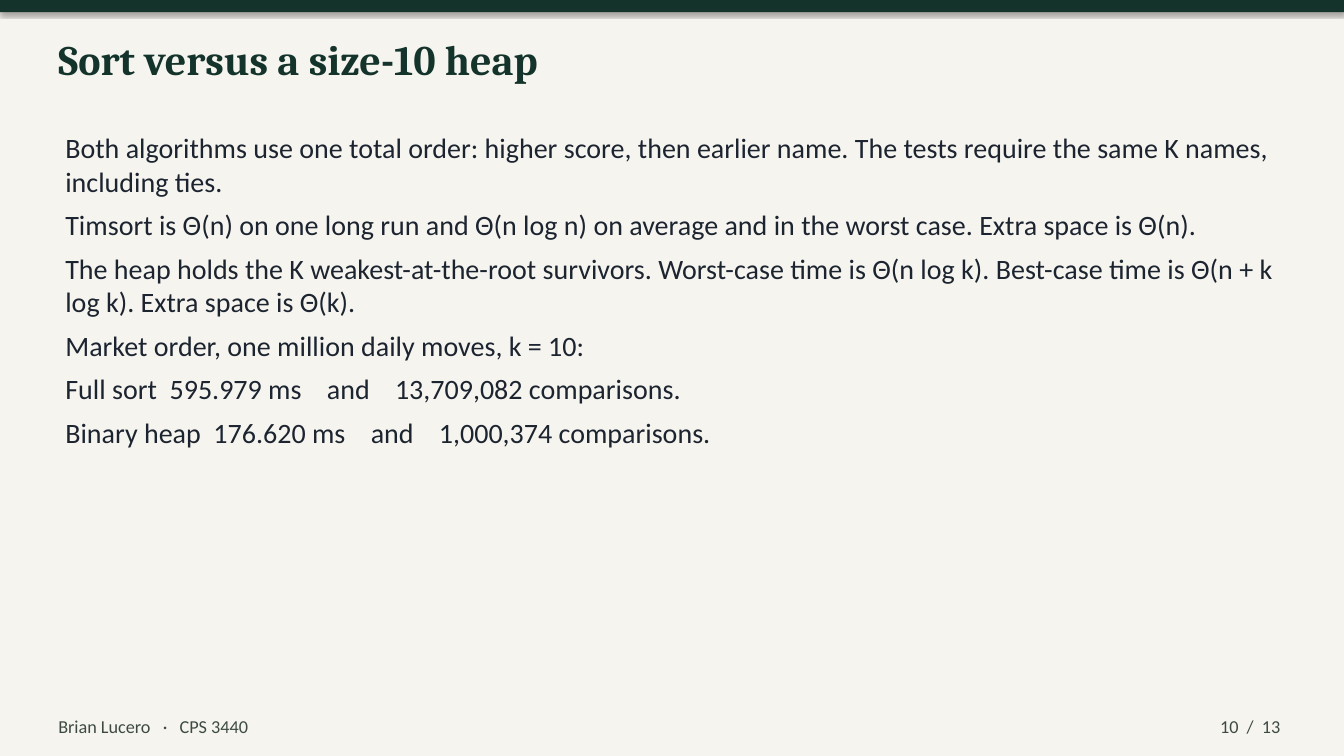
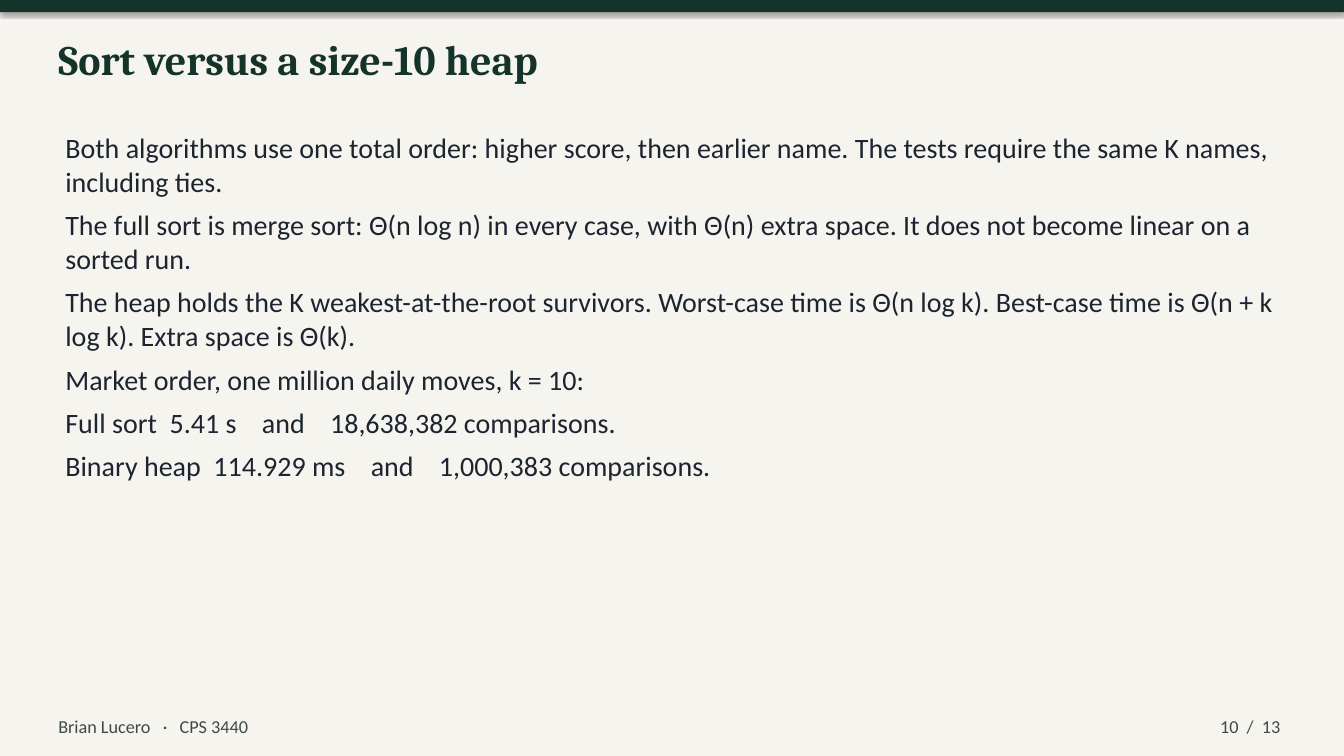
Before and after one commit to aashish000000/CPS3440-Stock-Algorithm-Analyzer, a slide deck: slide 10 of presentation/CPS3440-Stock-Algorithm-Analyzer.pptx. Drawn at 1344x756 pixels with LibreOffice and Linux fonts; fonts in the diff are those of the drawing. Boxes give left, top, right and bottom in pixels: in the first picture for what was removed or moved away, otherwise in the second. Text is boxed around its words. In the diff, an @@ line names an element or a change of style, - is before the commit and + after.

```diff
--- a/presentation/CPS3440-Stock-Algorithm-Analyzer.pptx
+++ b/presentation/CPS3440-Stock-Algorithm-Analyzer.pptx
@@ text at box(65, 214, 1250, 270): text changed @@
-Timsort is Θ(n) on one long run and Θ(n log n) on average and in the worst case. Extra space is Θ(n).
+The full sort is merge sort: Θ(n log n) in every case, with Θ(n) extra space. It does not become linear on a sorted run.
@@ text at box(65, 413, 711, 481): text changed @@
-Full sort 595.979 ms and 13,709,082 comparisons.
-Binary heap 176.620 ms and 1,000,374 comparisons.
+Full sort 5.41 s and 18,638,382 comparisons.
+Binary heap 114.929 ms and 1,000,383 comparisons.
```
Also in this commit, not shown: 9 other slides changed, 31 other files.
